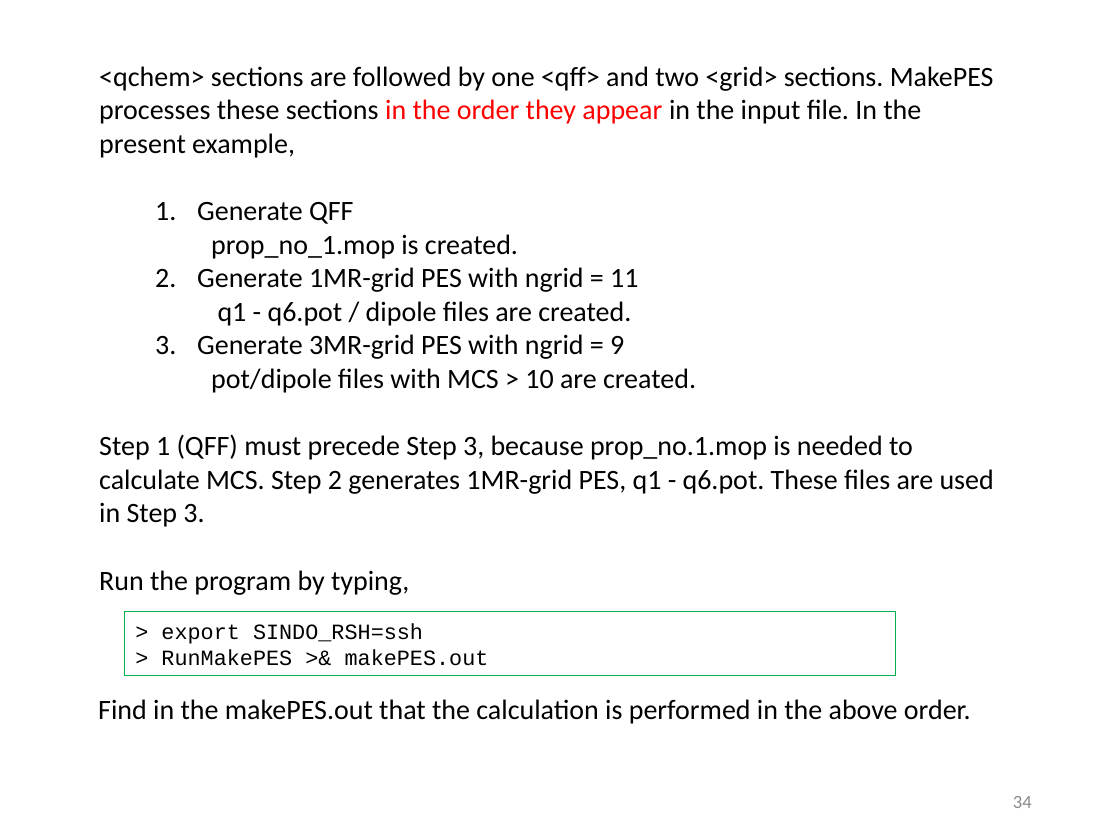
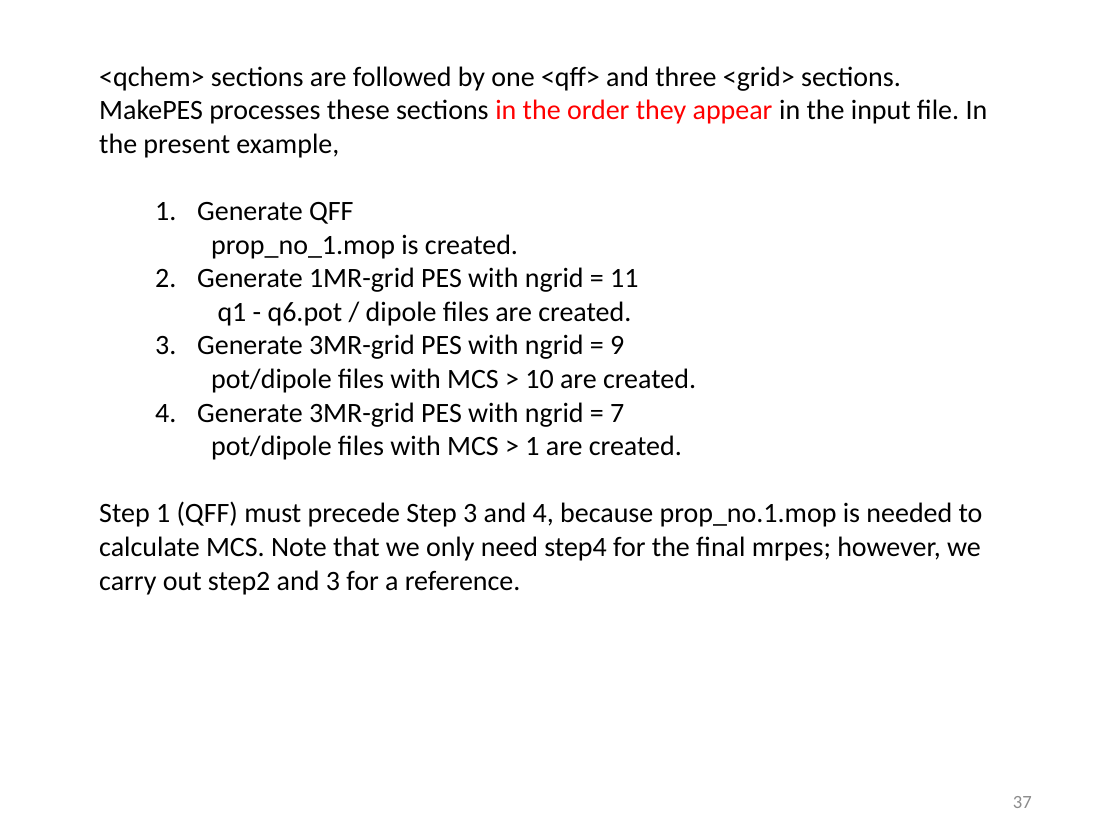
Before and after one commit to yagikiyoshi/sindo, a slide deck: slide 38 of doc/MakePES/usage_MakePES.pptx (slide 35 before the commit). Drawn at 1120x840 pixels with LibreOffice and Linux fonts; fonts in the diff are those of the drawing. Boxes give left, top, right and bottom in pixels: in the first picture for what was removed or moved away, otherwise in the second. Text is boxed around its words. In the diff, an @@ line names an element or a change of style, - is before the commit and + after.

```diff
--- a/doc/MakePES/usage_MakePES.pptx
+++ b/doc/MakePES/usage_MakePES.pptx
@@ text at <box>99,66,988,158</box>: text changed @@
-<qchem> sections are followed by one <qff> and two <grid> sections. MakePES processes these sections in the order they appear in the input file. In the present example,
+<qchem> sections are followed by one <qff> and three <grid> sections. MakePES processes these sections in the order they appear in the input file. In the present example,
@@ text at <box>99,402,983,595</box>: text changed @@
-Step 1 (QFF) must precede Step 3, because prop_no.1.mop is needed to calculate MCS. Step 2 generates 1MR-grid PES, q1 - q6.pot. These files are used in Step 3.
-Run the program by typing,
+  4. Generate 3MR-grid PES with ngrid = 7
+    pot/dipole files with MCS > 1 are created.
+Step 1 (QFF) must precede Step 3 and 4, because prop_no.1.mop is needed to calculate MCS. Note that we only need step4 for the final mrpes; however, we carry out step2 and 3 for a reference.
@@ rectangle removed at <box>124,612,896,675</box> @@
-> export SINDO_RSH=ssh
-> RunMakePES >& makePES.out
@@ text removed at <box>98,699,971,724</box> @@
-Find in the makePES.out that the calculation is performed in the above order.
@@ page number at <box>1013,796,1032,808</box>: text changed @@
-34
+37
```
Also in this commit, not shown: 33 other slides changed, 10 slides added, 5 slides removed, 1 other file.
